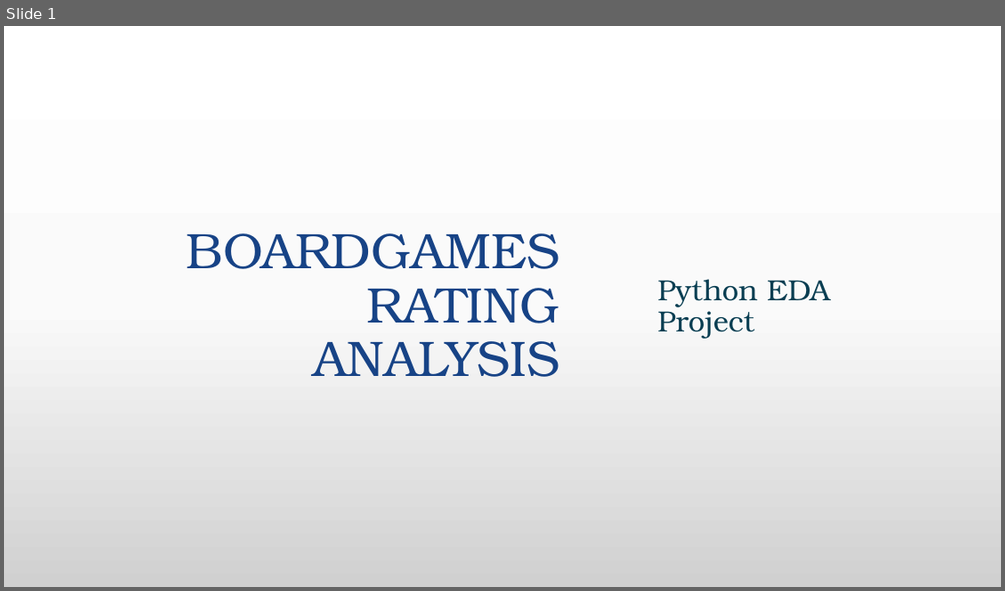
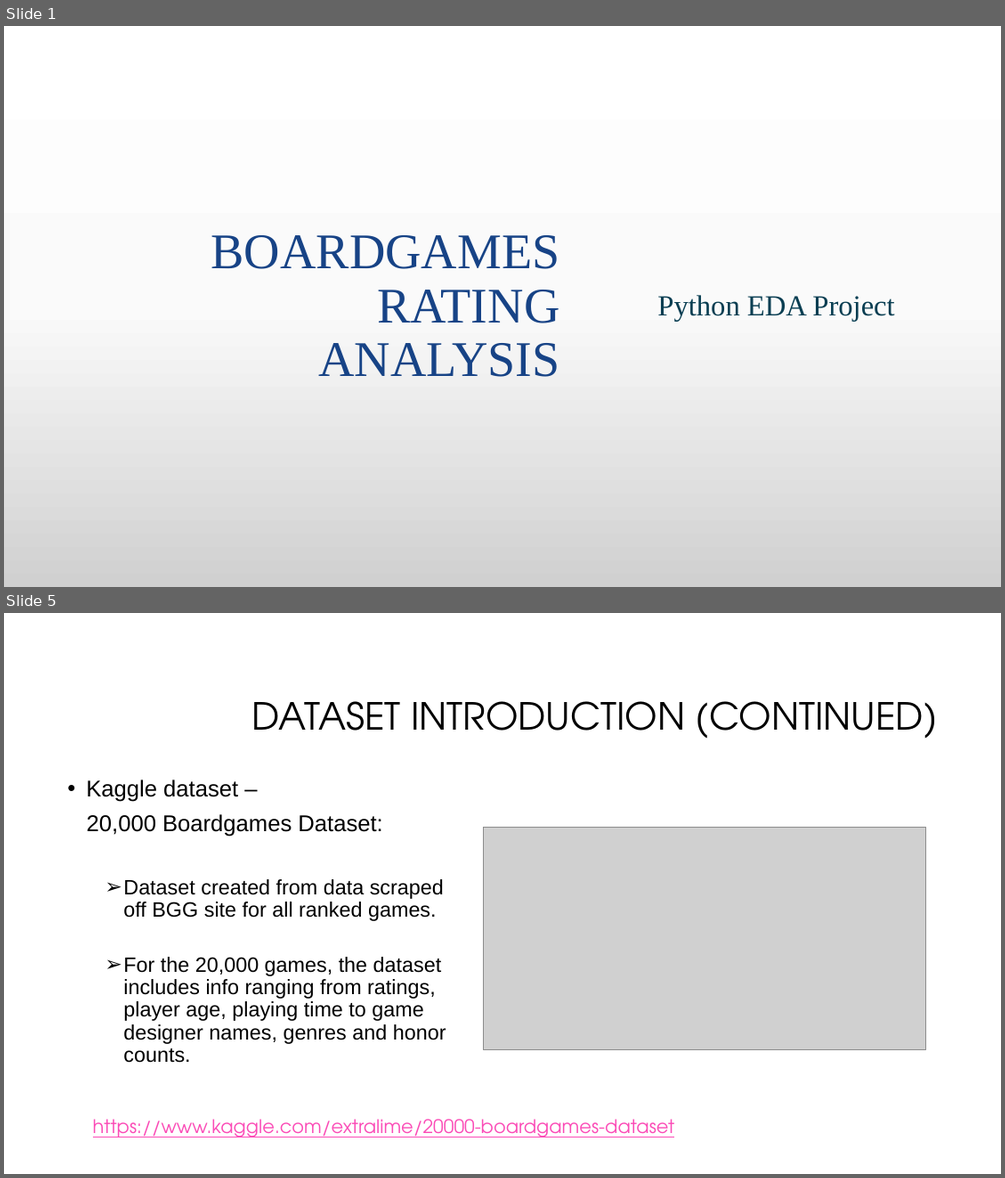
Before and after one commit to suhitasva/Python_EDA_Project_SVA, a slide deck: Boardgame_analysis_presentation.pptx. Shown one above the other, each under a label of ours: slide 1 before the commit, slides 1 and 5 after it; the slides between them are not shown. The pictures are 1005x591 and 1005x1178 pixels, drawn with LibreOffice and Linux fonts; fonts in the diff are those of the drawing; grey boxes stand for pictures; background and template pictures are left out. Boxes give left, top, right and bottom in pixels: in the first picture for what was removed or moved away, otherwise in the second. Text is boxed around its words. In the diff, an @@ line names an element or a change of style, - is before the commit and + after.

Commit message:
Slides created for question of interest, stakeholder, dataset related information

```diff
--- a/Boardgame_analysis_presentation.pptx
+++ b/Boardgame_analysis_presentation.pptx
@@ slide 5 added at bbox=[4, 613, 1001, 1174], background #FFFFFF @@
@@ title added at bbox=[252, 701, 937, 738], 36 pt, text #000000 @@
+DATASET INTRODUCTION (CONTINUED)
@@ text added at bbox=[86, 779, 446, 1062], 20 pt, text #000000 @@
+• Kaggle dataset –
+20,000 Boardgames Dataset:
+  ➢ Dataset created from data scraped off BGG site for all ranked games.
+  ➢ For the 20,000 games, the dataset includes info ranging from ratings, player age, playing time to game designer names, genres and honor counts.
@@ picture added at bbox=[484, 827, 926, 1050] @@
@@ text added at bbox=[93, 1119, 674, 1137], 18 pt, text #FB4AB6, underline @@
+https://www.kaggle.com/extralime/20000-boardgames-dataset
@@ slide 1 changed as well @@
@@ title "BOARDGAMES RATING ANALYSIS" at bbox=[211, 235, 560, 377]: font TeX Gyre Bonum to Times New Roman @@
@@ subtitle "Python EDA Project" at bbox=[657, 295, 894, 321]: font TeX Gyre Bonum to Times New Roman @@
```
Also in this commit, not shown: 3 other slides added, 1 slide removed.
